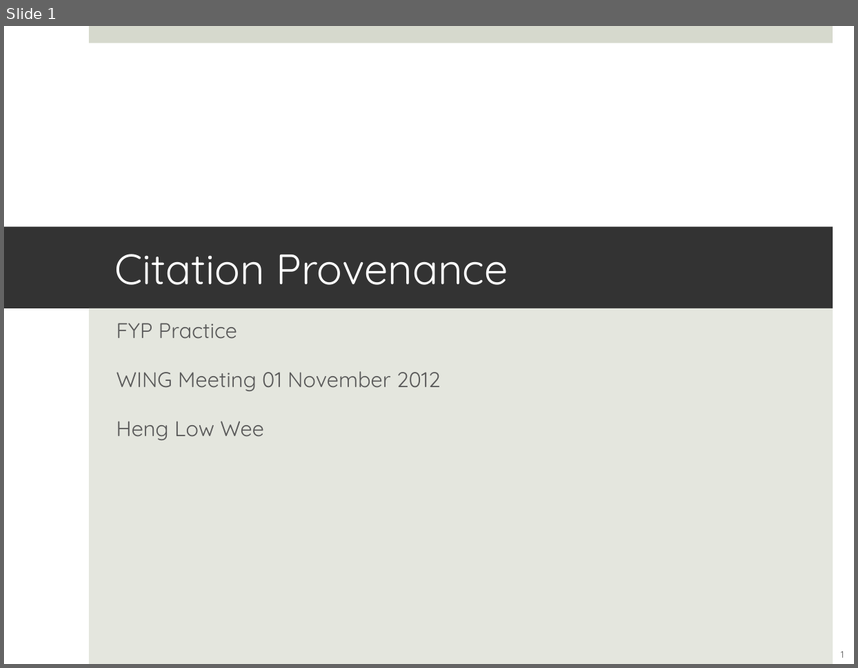
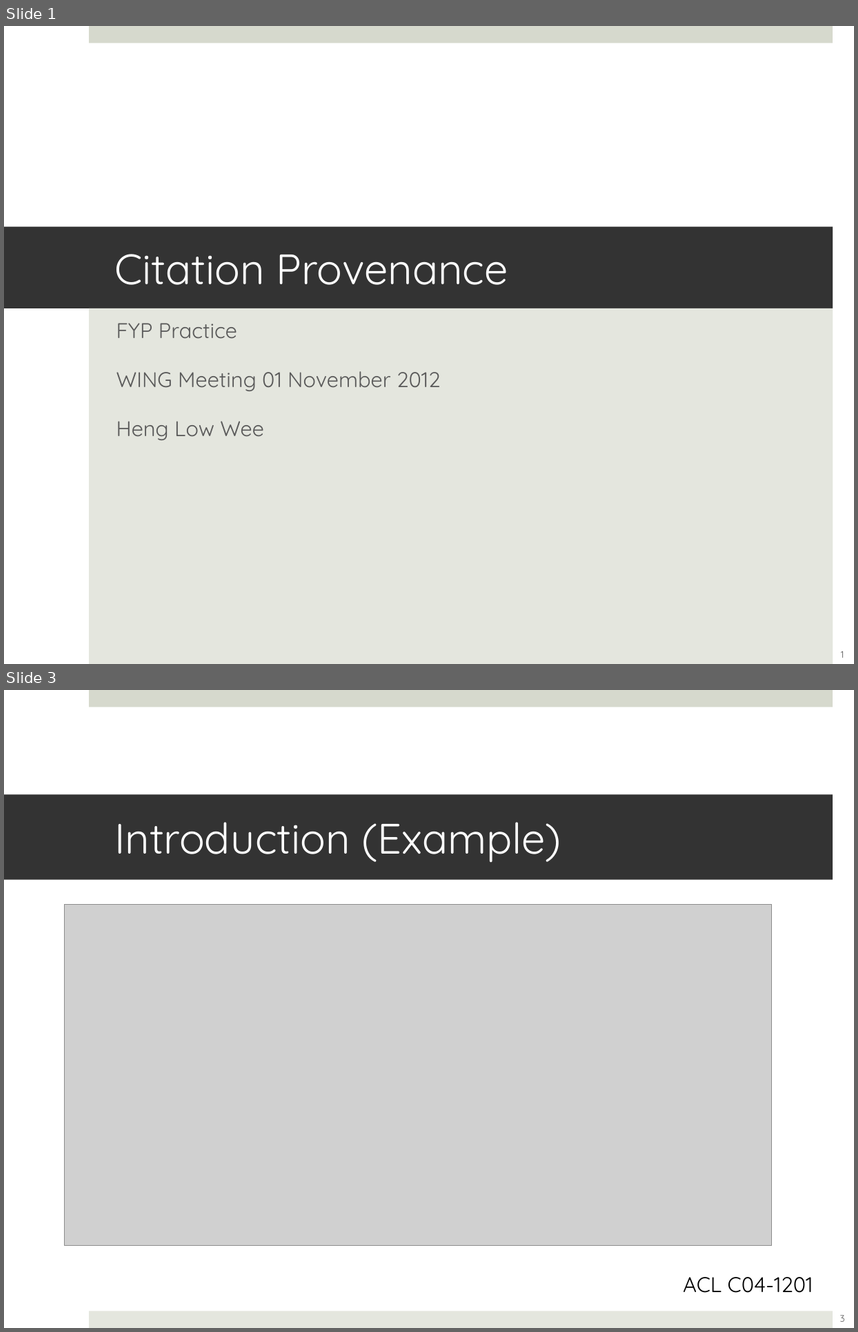
Before and after one commit to lwheng/fyp, a slide deck: presentation/fypupdate-2012-11-01.ppt. Shown one above the other, each under a label of ours: slide 1 before the commit, slides 1 and 3 after it; the slides between them are not shown. The pictures are 858x668 and 858x1332 pixels, drawn with LibreOffice and Linux fonts; fonts in the diff are those of the drawing; grey boxes stand for pictures. Boxes give left, top, right and bottom in pixels: in the first picture for what was removed or moved away, otherwise in the second. Text is boxed around its words. In the diff, an @@ line names an element or a change of style, - is before the commit and + after.

```diff
--- a/presentation/fypupdate-2012-11-01.ppt
+++ b/presentation/fypupdate-2012-11-01.ppt
@@ slide 3 added at [4, 690, 854, 1328], background #FFFFFF; not listed: 2 template elements that a slide beside it also shows @@
@@ title added at [4, 795, 833, 880], fill #333333, 36 pt, text #FFFFFF @@
+Introduction (Example)
@@ picture added at [64, 904, 771, 1245] @@
@@ text added at [683, 1276, 813, 1292], 18 pt, text #000000 @@
+ACL C04-1201
@@ page number added at [840, 1314, 845, 1321], 8 pt, text #595959 @@
+3
```
Also in this commit, not shown: 13 other slides added, 3 slides removed, 18 other files.
